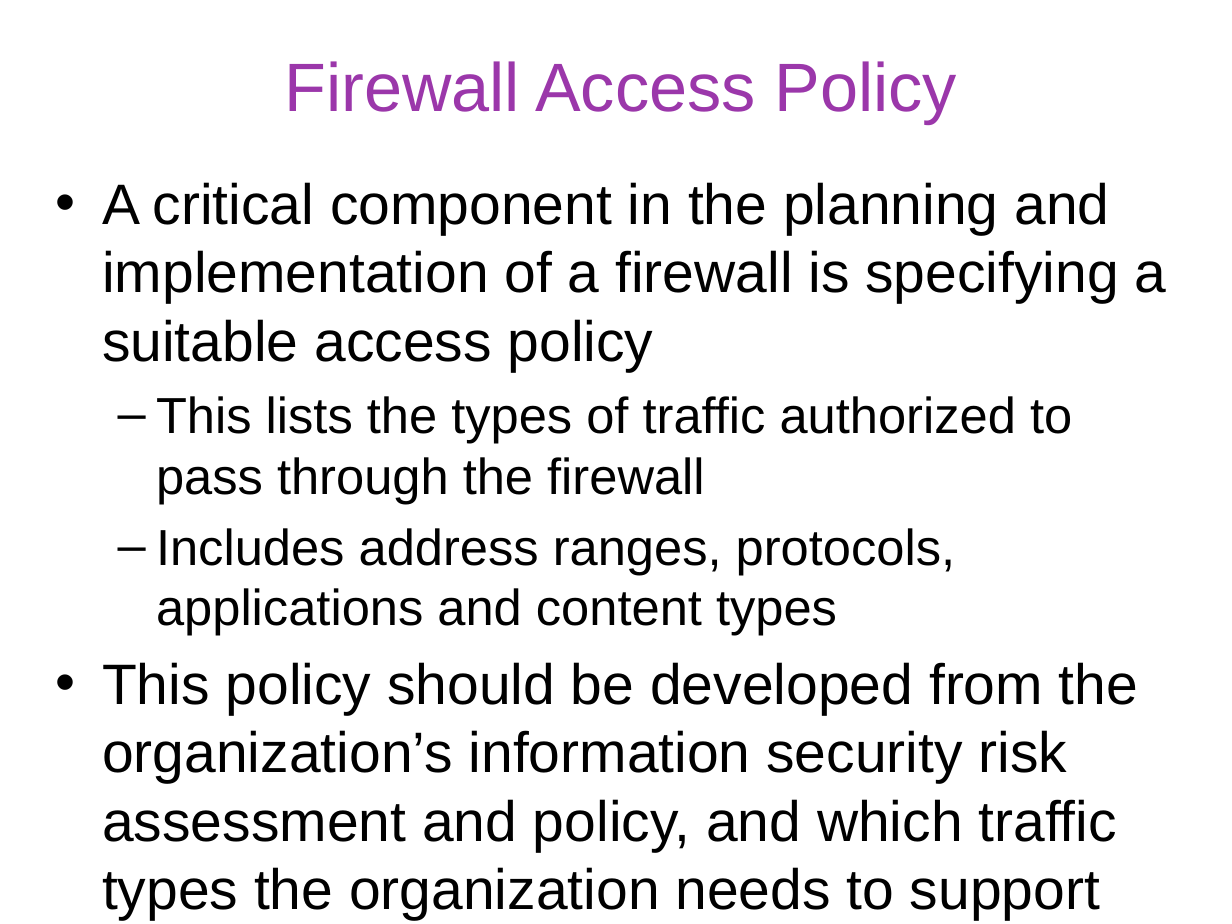
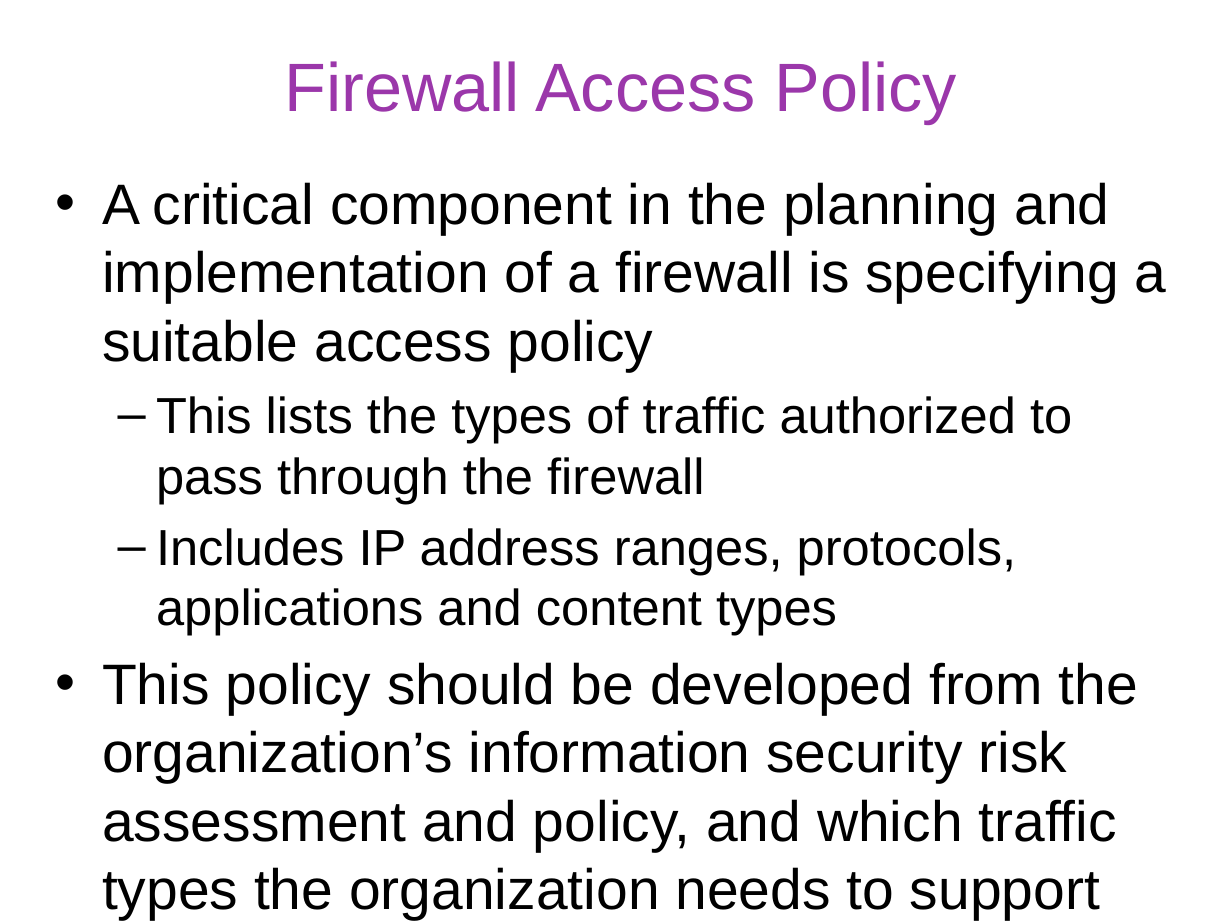
Before and after one commit to gulaoshi/gu.github.io, a slide deck: slide 4 of InfoSec/PPTs/L10-CH09-Firewalls and Intrusion Prevention.pptx. Drawn at 1232x924 pixels with LibreOffice and Linux fonts; fonts in the diff are those of the drawing. Boxes give left, top, right and bottom in pixels: in the first picture for what was removed or moved away, otherwise in the second. Text is boxed around its words. In the diff, an @@ line names an element or a change of style, - is before the commit and + after.

```diff
--- a/InfoSec/PPTs/L10-CH09-Firewalls and Intrusion Prevention.pptx
+++ b/InfoSec/PPTs/L10-CH09-Firewalls and Intrusion Prevention.pptx
@@ text at [156,528,1016,636]: text changed @@
-  – Includes address ranges, protocols, applications and content types
+  – Includes IP address ranges, protocols, applications and content types
```
Also in this commit, not shown: 15 other slides changed, 4 other files.
